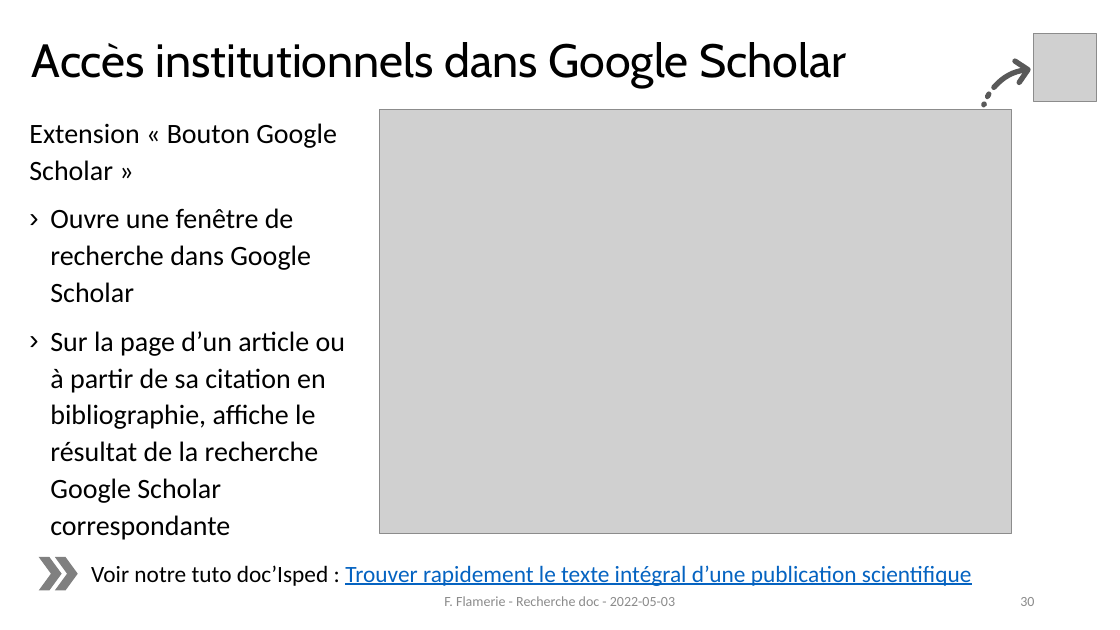
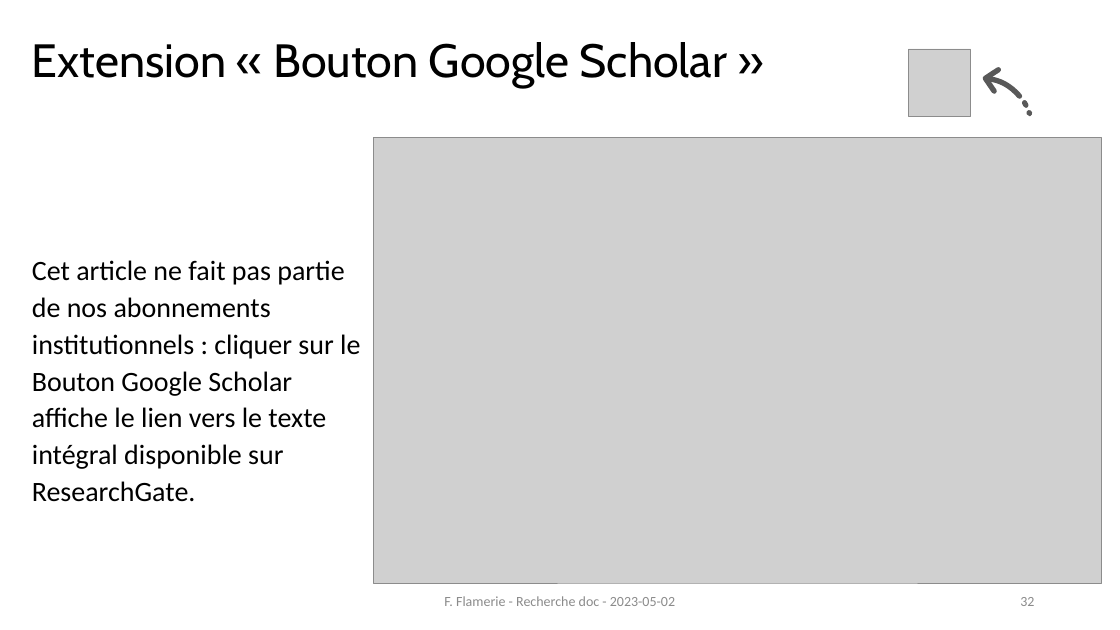
Before and after one commit to fflamerie/formbiblio, a slide deck: slide 32 of docs/module1-1_rech_biblio.pptx (slide 30 before the commit). Drawn at 1120x630 pixels with LibreOffice and Linux fonts; fonts in the diff are those of the drawing; grey boxes stand for pictures. Boxes give left, top, right and bottom in pixels: in the first picture for what was removed or moved away, otherwise in the second. Text is boxed around its words. In the diff, an @@ line names an element or a change of style, - is before the commit and + after.

```diff
--- a/docs/module1-1_rech_biblio.pptx
+++ b/docs/module1-1_rech_biblio.pptx
@@ title at <box>32,42,728,88</box>: text changed @@
-Accès institutionnels dans Google Scholar
+Extension « Bouton Google Scholar »
@@ picture: place and size @@
-picture at <box>1034,34,1096,101</box>
+picture at <box>908,49,970,116</box>
@@ freeform shape: place and size @@
-freeform shape at <box>1012,58,1031,85</box>
+freeform shape at <box>983,66,1002,93</box>
@@ freeform shape: place and size @@
-freeform shape at <box>991,67,1029,90</box>
+freeform shape at <box>986,76,1023,98</box>
@@ freeform shape: place and size @@
-freeform shape at <box>985,91,992,99</box>
+freeform shape at <box>1022,100,1029,108</box>
@@ freeform shape: place and size @@
-freeform shape at <box>981,101,988,108</box>
+freeform shape at <box>1027,110,1033,117</box>
@@ picture: place and size @@
-picture at <box>379,109,1012,534</box>
+picture at <box>374,138,1102,583</box>
@@ text at <box>32,260,360,502</box>: text changed @@
-Extension « Bouton Google Scholar »
-› Ouvre une fenêtre de recherche dans Google Scholar
-› Sur la page d’un article ou à partir de sa citation en bibliographie, affiche le résultat de la recherche Google Scholar correspondante
+Cet article ne fait pas partie de nos abonnements institutionnels : cliquer sur le Bouton Google Scholar affiche le lien vers le texte intégral disponible sur ResearchGate.
@@ chevron removed at <box>39,558,60,590</box> @@
@@ chevron removed at <box>56,558,77,590</box> @@
@@ text removed at <box>91,565,972,586</box> @@
-Voir notre tuto doc’Isped : Trouver rapidement le texte intégral d’une publication scientifique
@@ text at <box>444,596,675,606</box>: text changed @@
-F. Flamerie - Recherche doc - 2022-05-03
+F. Flamerie - Recherche doc - 2023-05-02
@@ page number at <box>1020,597,1034,606</box>: text changed @@
-30
+32
```
Also in this commit, not shown: 29 other slides changed, 3 slides added, 3 slides removed, 7 other files.
